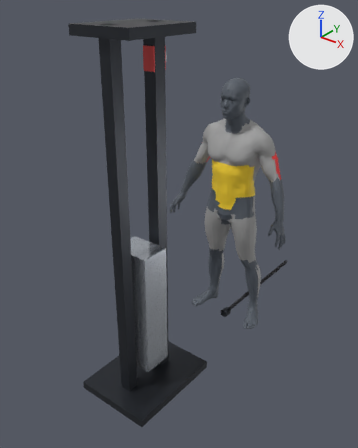
What one commit did to the Blender file assets_3d/source_blend/triceps_cable_tricep_pushdown.blend.
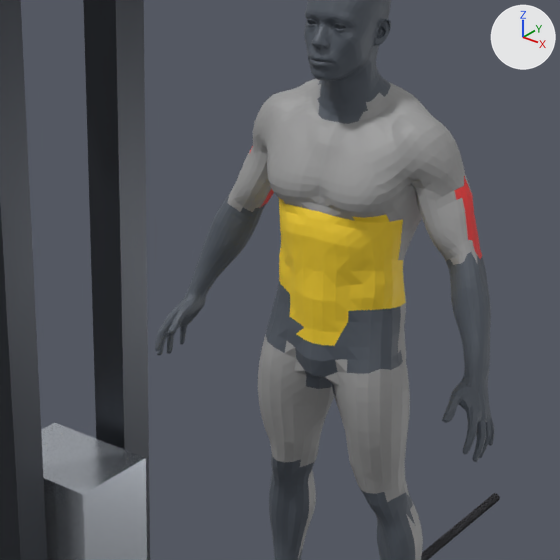
Each version appears first whole from a 50 mm camera at (1.72, -2.73, 2.31) aimed at (-0.17, -0.38, 0.86), and next in a close-up on the part from 32% to 86% of the width and 20% to 63% of the height. Every picture has the same lights, and +X, +Y and +Z are marked at upper right. The last two pictures show the newer version.

Before the edit, the objects in view are built like this:
```python
ob_body_joints_hands_feet = bpy.data.objects.new('Body_Joints_Hands_Feet', me_body_joints_hands_feet)
ob_body_joints_hands_feet.location = (0.0, 0.0, 0.0)
ob_mesh_muscle_abs_core = bpy.data.objects.new('Mesh_Muscle_Abs_Core', me_mesh_muscle_abs_core)
ob_mesh_muscle_abs_core.location = (0.0, 0.0, 0.0)
ob_mesh_muscle_calves = bpy.data.objects.new('Mesh_Muscle_Calves', me_mesh_muscle_calves)
ob_mesh_muscle_calves.location = (0.0, 0.0, 0.0)
ob_mesh_muscle_shoulders = bpy.data.objects.new('Mesh_Muscle_Shoulders', me_mesh_muscle_shoulders)
ob_mesh_muscle_shoulders.location = (0.0, 0.0, 0.0)
ob_mesh_muscle_triceps = bpy.data.objects.new('Mesh_Muscle_Triceps', me_mesh_muscle_triceps)
ob_mesh_muscle_triceps.location = (0.0, 0.0, 0.0)
# also in view: 'Mesh_Muscle_Quads' at (0.0, -0.01, 0.69); 'Equip_RopeBranch_R' at (0.0, 0.5, 0.0); 'Mesh_Muscle_Back_Lats' at (0.0, 0.08, 1.21); 'Mesh_Muscle_Traps' at (0.0, 0.05, 1.41); 'Body_Head_Neck' at (0.0, -0.02, 1.61)
```
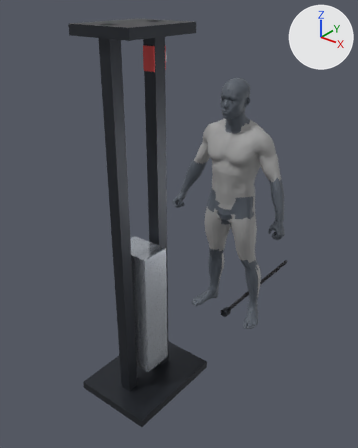
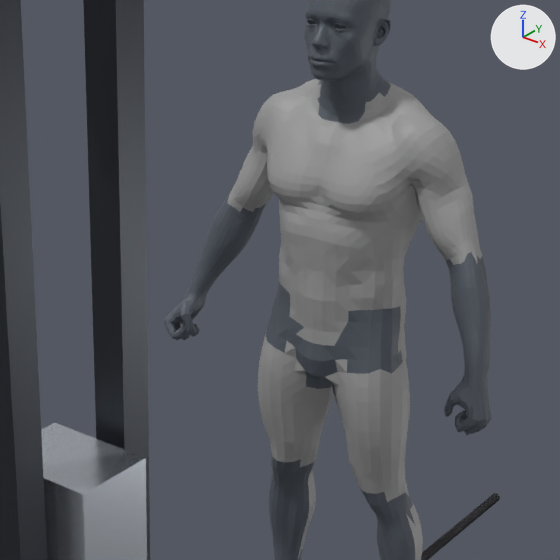
What differs and where, as boxes [x1, y1, x2, y2] in the close-ups (560 x 560 px; the box of a moved part takes in the faces that stretch with it):
'Body_Joints_Hands_Feet', reshaped
    before: [155, 104, 494, 560]
    after: [164, 104, 492, 560]
'Mesh_Muscle_Abs_Core', recoloured (yellow to grey)
    both: [279, 198, 406, 346]
'Mesh_Muscle_Triceps', recoloured
    both: [250, 148, 482, 259]
part 1 of me_body_joints_hands_feet, moved or reshaped
    before: [155, 214, 238, 355]
    after: [164, 214, 238, 340]
part 2 of me_body_joints_hands_feet, moved or reshaped
    before: [381, 297, 494, 462]
    after: [381, 297, 492, 435]
part 3 of me_mesh_muscle_triceps, moved or reshaped (not visible afterwards)
    before: [460, 176, 472, 198]
part 4 of me_mesh_muscle_shoulders, reshaped
    before: [408, 173, 449, 197]
    after: [460, 176, 472, 198]

The edits, one by one:
Material 'Mat_Muscle_Triceps' (mat_mat_muscle_triceps) changes colour from red #e53838 to grey #9e9e9e; in linear values from (0.78, 0.04, 0.04) to (0.341, 0.341, 0.341).
Material 'Mat_Muscle_Abs_Core' (mat_mat_muscle_abs_core) changes colour from yellow #fdd730 to grey #9e9e9e; in linear values from (0.98, 0.68, 0.03) to (0.341, 0.341, 0.341).
me_body_joints_hands_feet is used by ob_body_joints_hands_feet; location (0.0, 0.0, 0.0).
me_body_joints_hands_feet had 2846 vertices, 3774 faces and spanned x -0.464..0.464, y -0.153..0.146, z 0.0..1.464.
me_body_joints_hands_feet now has 2897 vertices, 3770 faces and spans x -0.456..0.456, y -0.121..0.146, z 0.0..1.465.
me_body_joints_hands_feet part 1: 23 vertices moved from x -0.445..-0.378, y -0.114..-0.022, z 0.793..0.914 to x -0.451..-0.373, y -0.111..-0.022, z 0.821..0.914; 325 vertices removed from x -0.464..-0.329, y -0.152..0.041, z 0.756..1.12; 361 vertices added at x -0.456..-0.334, y -0.121..0.037, z 0.796..1.117.
me_body_joints_hands_feet part 2: 18 vertices moved from x 0.179..0.445, y -0.118..-0.021, z 0.825..0.914 to x 0.181..0.445, y -0.117..-0.02, z 0.825..0.915; 327 vertices removed from x 0.285..0.464, y -0.153..0.071, z 0.756..1.112; 369 vertices added at x 0.289..0.456, y -0.121..0.071, z 0.796..1.104.
Other edits to the shape of me_body_joints_hands_feet do not show in these pictures.
me_mesh_muscle_triceps is used by ob_mesh_muscle_triceps; location (0.0, 0.0, 0.0).
me_mesh_muscle_triceps had 177 vertices, 171 faces and spanned x -0.347..0.339, y 0.013..0.119, z 1.141..1.342.
me_mesh_muscle_triceps now has 177 vertices, 171 faces and spans x -0.347..0.339, y 0.013..0.139, z 1.141..1.359.
me_mesh_muscle_triceps part 3: 2 vertices removed from x 0.27..0.281, y 0.053..0.071, z 1.321..1.339; 3 vertices added at x 0.176..0.221, y 0.121..0.139, z 1.338..1.359.
Other edits to the shape of me_mesh_muscle_triceps do not show in these pictures.
me_mesh_muscle_shoulders is used by ob_mesh_muscle_shoulders; location (0.0, 0.0, 0.0).
me_mesh_muscle_shoulders had 254 vertices, 218 faces and spanned x -0.294..0.29, y -0.074..0.15, z 1.294..1.481.
me_mesh_muscle_shoulders now has 243 vertices, 208 faces and spans x -0.294..0.294, y -0.074..0.15, z 1.294..1.481.
me_mesh_muscle_shoulders part 4: 8 vertices removed from x 0.189..0.257, y -0.019..0.118, z 1.299..1.328; 3 vertices added at x 0.289..0.294, y 0.035..0.064, z 1.299..1.301.
Other edits to the shape of me_mesh_muscle_shoulders do not show in these pictures.
